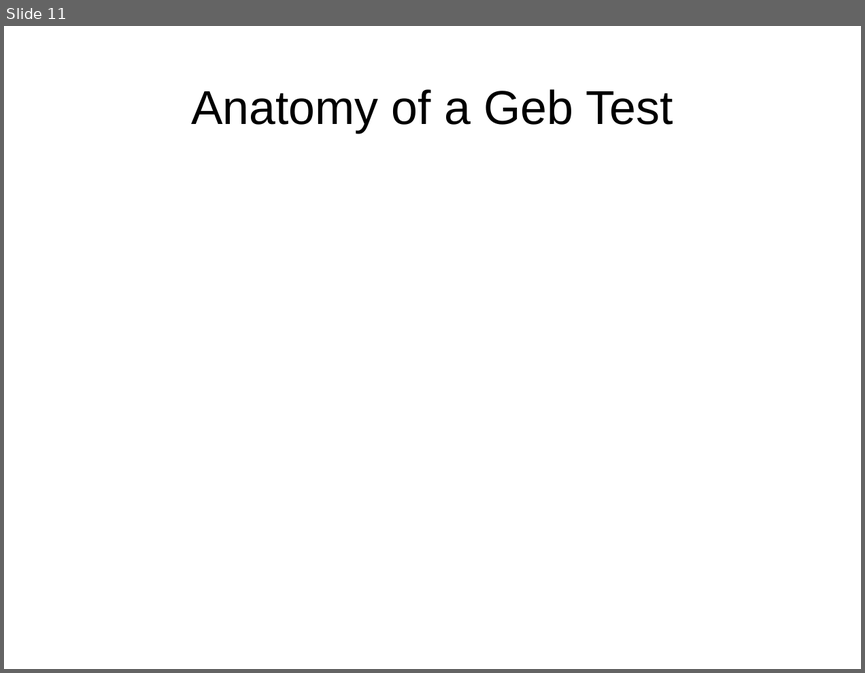
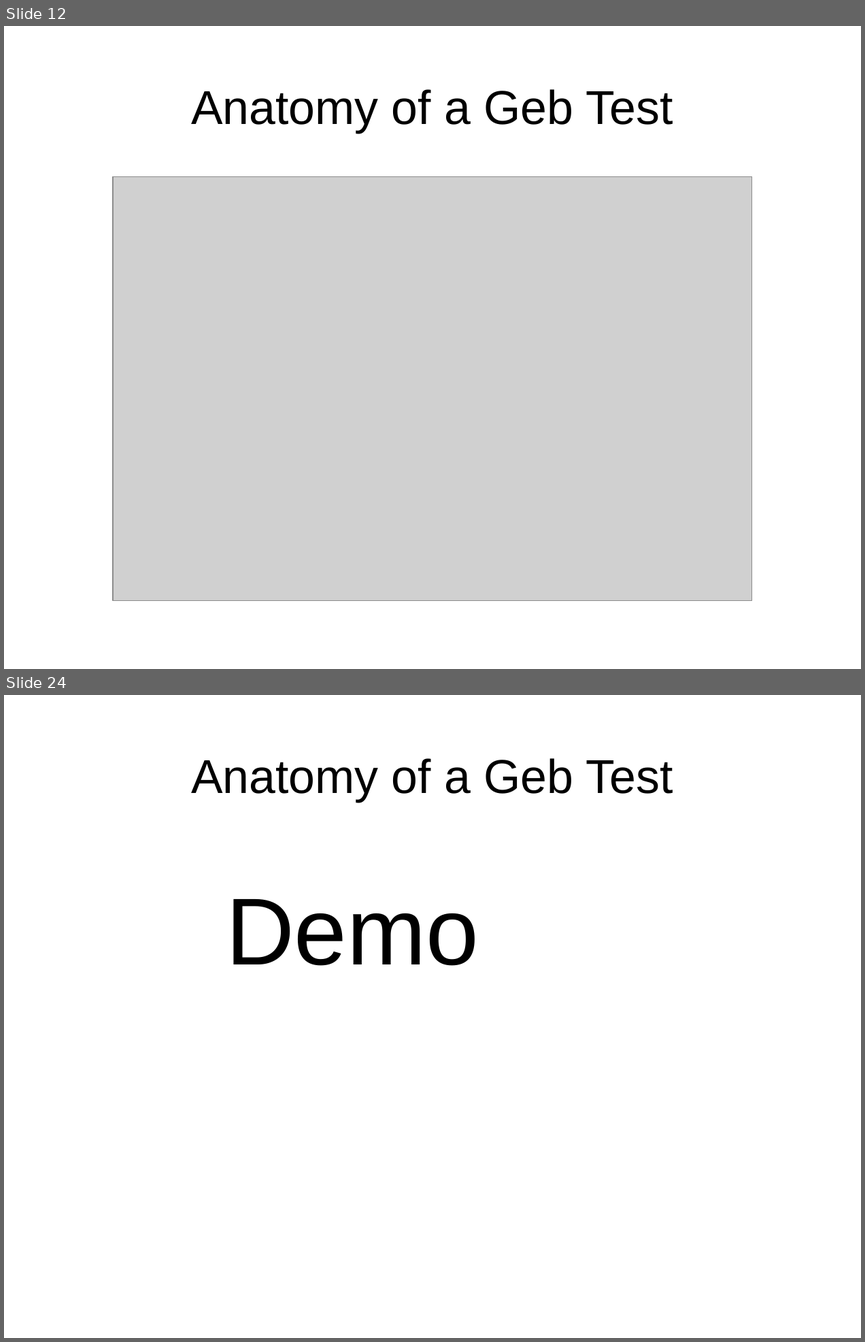
Before and after one commit to bherrmann7/simple-geb, a slide deck: talk/talk.odp. Shown one above the other, each under a label of ours: slide 11 before the commit, slides 12 and 24 after it; the slides between them are not shown. The pictures are 865x673 and 865x1342 pixels, drawn with LibreOffice and Linux fonts; fonts in the diff are those of the drawing; grey boxes stand for pictures. Boxes give left, top, right and bottom in pixels: in the first picture for what was removed or moved away, otherwise in the second. Text is boxed around its words. In the diff, an @@ line names an element or a change of style, - is before the commit and + after.

```diff
--- a/talk/talk.odp
+++ b/talk/talk.odp
@@ slide 24 added at [4,695,861,1338], background #FFFFFF @@
@@ title added at [191,758,673,802], 44 pt, text #000000 @@
+Anatomy of a Geb Test
@@ text added at [226,899,479,966], 88 pt, text #000000 @@
+Demo
@@ what was slide 11 is now slide 12 @@
@@ slide 12 changed as well @@
@@ picture added at [113,176,752,601] @@
```
Also in this commit, not shown: 1 other slide changed, 15 other slides added, 2 slides removed, 1 other file.
